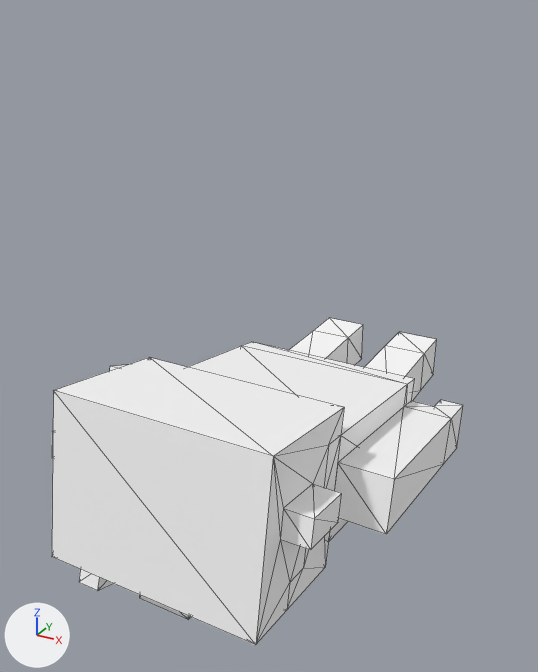
Before and after pictures for a commit that changed the FBX model SheriffWest/Assets/Models/Meshes/Cowboys/cowboy_bad.fbx.
The view is the same before and after, from a 50 mm camera at (1.23, -3.35, 1.74) aimed at (-0.09, -0.97, 0.55). Arrows for +X, +Y and +Z are at lower left; the lights stay in place. Both versions are drawn at frame 11 of the action 'Death'; the numbers are the values there. Mesh edges are drawn as thin lines. Vertices at the same position are counted once.

Names of what the first picture shows: 'CowboyBad'.
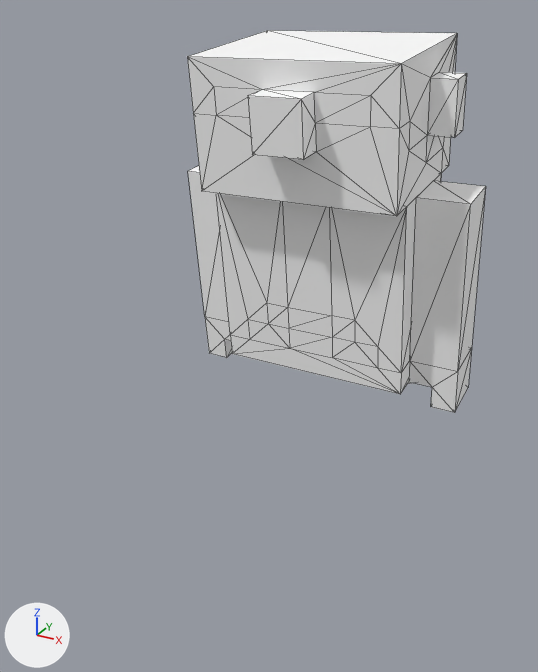
What the commit changed:
me_plane_tex_018 is used by ob_cowboybad; location (0.0, 0.0, 0.0).
me_plane_tex_018 had 139 vertices, 256 faces and spanned x -0.6..0.6, y -1.93..0.1, z -0.47..0.62.
me_plane_tex_018 now has 140 vertices, 256 faces and spans x -0.6..0.6, y -1.09..0.14, z -0.02..1.66.
me_plane_tex_018 part 1: the loose piece of 12 vertices spanning x 0.1..0.3, y -0.6..0.1, z 0.0..0.2 is turned -21.2 degrees about the x axis through its middle, then moved by (0.0, 0.03, 0.1).
me_plane_tex_018 part 2: the loose piece of 12 vertices spanning x -0.3..-0.1, y -0.6..0.1, z 0.0..0.2 is turned -21.2 degrees about the x axis through its middle, then moved by (0.0, 0.03, 0.1).
me_plane_tex_018 part 3: the loose piece of 16 vertices spanning x -0.6..-0.4, y -1.64..-1.14, z -0.47..0.45 is turned 27 degrees about the x axis through its middle, then moved by (0.0, 0.8, 0.69).
me_plane_tex_018 part 4: the loose piece of 16 vertices spanning x 0.4..0.6, y -1.41..-0.48, z -0.02..0.34 is turned -73 degrees about the x axis through its middle, then moved by (0.0, 0.36, 0.52).
me_plane_tex_018 part 5: a new loose piece of 54 vertices spanning x -0.5..0.5, y -1.09..-0.35, z 1.09..1.66, in mat_cowboybad (white #ffffff).
me_plane_tex_018 part 6: a new loose piece of 30 vertices spanning x -0.4..0.4, y -0.84..-0.35, z 0.31..1.15, in mat_cowboybad (white #ffffff).
me_plane_tex_018 part 7: the loose piece of 83 vertices spanning x -0.5..0.5, y -1.93..-0.57, z -0.12..0.62 is deleted.

Boxes [x1, y1, x2, y2] around the edits, measured in the pictures (538 x 672 px; the box of a moved part takes in the faces that stretch with it):
'CowboyBad', reshaped (27% narrower, 17% taller)
    before: [52, 318, 463, 645]
    after: [187, 30, 486, 413]
part 1 of me_plane_tex_018, moved or reshaped (not visible afterwards)
    before: [365, 332, 437, 401]
part 2 of me_plane_tex_018, moved or reshaped (not visible afterwards)
    before: [289, 318, 363, 365]
part 3 of me_plane_tex_018, moved or reshaped
    before: [79, 365, 125, 591]
    after: [188, 166, 232, 358]
part 4 of me_plane_tex_018, moved or reshaped
    before: [334, 400, 463, 534]
    after: [409, 181, 486, 413]
part 5 of me_plane_tex_018, added
    after: [187, 30, 467, 216]
part 6 of me_plane_tex_018, added
    after: [216, 174, 441, 394]
part 7 of me_plane_tex_018, deleted
    before: [52, 342, 414, 645]
